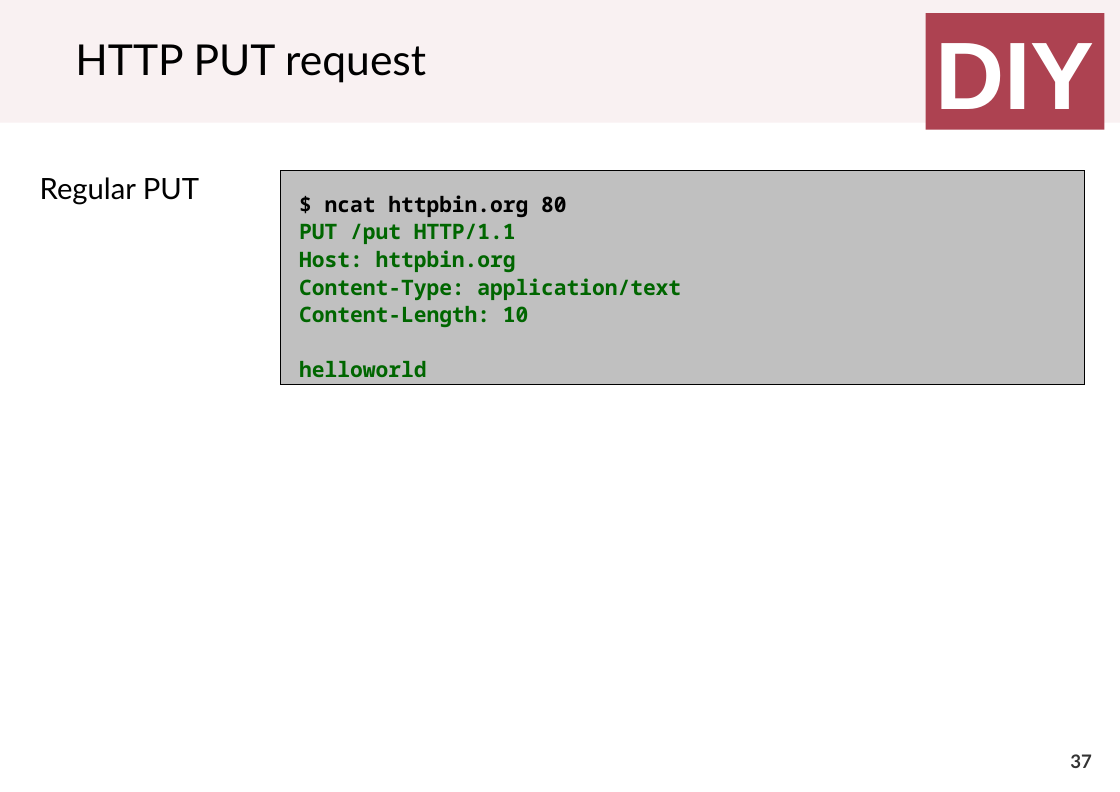
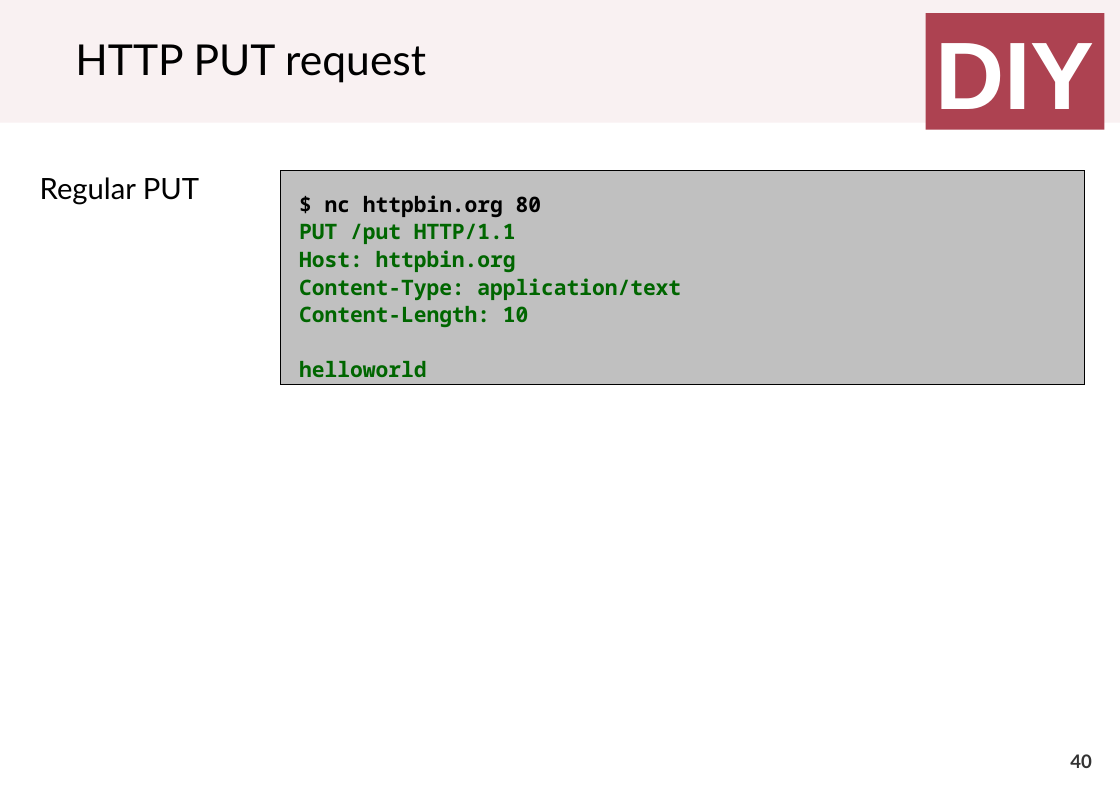
Before and after one commit to cletomartin/redes1, a slide deck: slide 40 of slides/application.odp (slide 37 before the commit). Drawn at 1120x792 pixels with LibreOffice and Linux fonts; fonts in the diff are those of the drawing. Boxes give left, top, right and bottom in pixels: in the first picture for what was removed or moved away, otherwise in the second. Text is boxed around its words. In the diff, an @@ line names an element or a change of style, - is before the commit and + after.

```diff
--- a/slides/application.odp
+++ b/slides/application.odp
@@ text in rectangle at [325, 195, 542, 217]: text changed @@
-$ ncat httpbin.org 80
+$ nc httpbin.org 80
@@ page number at [1070, 754, 1092, 768]: text changed @@
-37
+40
```
Also in this commit, not shown: 10 other slides changed, 3 slides added, 1 other file.
